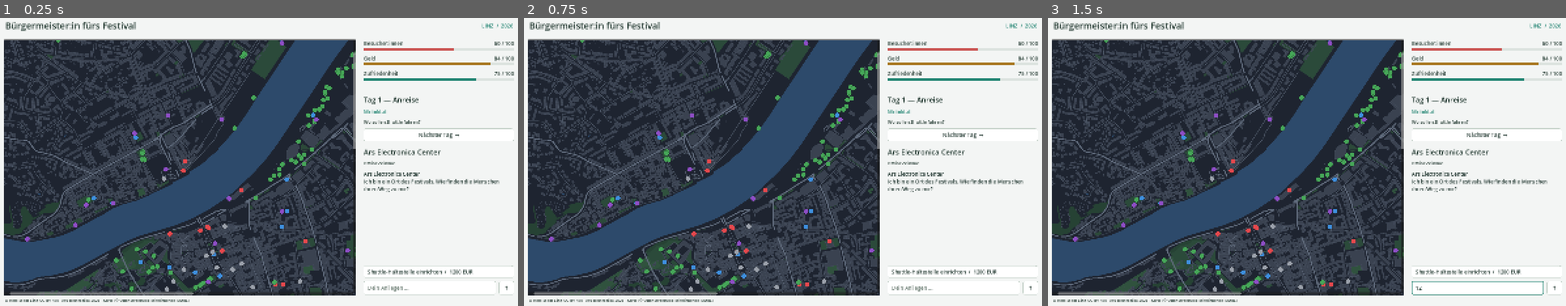
Above: before the commit, frames 1-3 (left to right).
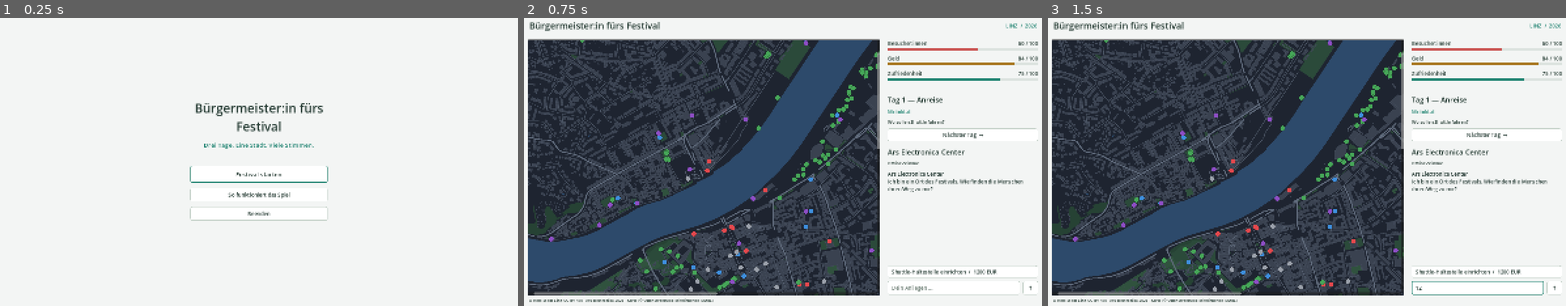
Above: after the commit, the same moments.

Repository: LPuehringerStudent/KI-Hackathon-2026
Game: Godot game, scene res://scenes/main.tscn
Same seed, same stepped clock (60 frames per second), same inputs: the game is played once before the commit and once after it.
Inputs (mouse positions are in pixels of both pictures, inside the frame that each line leads up to):
- Up to frame 1 (0.25 s): no input
- Up to frame 2 (0.75 s): click (783, 173) at 0.5 s, where only the run after the commit has a clickable "Festival starten"
- Up to frame 3 (1.5 s): click (1477, 288) at 1.27 s; type "12" at 1.35 s

The runs differ from the first frame. In frame 1, 64% of the frame differs, in the area x 0-100%, y 1-99%; in frame 2, nothing differs; in frame 3, nothing differs.

Commit message:
add standalone Windows game start menu

Diff:
--- a/game/godot/scripts/main.gd
+++ b/game/godot/scripts/main.gd
@@ -22,11 +22,21 @@
 var _generation := 0
 var _voice_busy := false
 var _resolved := {}
+var menu: Control
+var started := false
 
 
 func _ready() -> void:
 	theme = UITheme.create()
 	RenderingServer.set_default_clear_color(Color("f3f5f4"))
+	_show_menu()
+
+
+func _start_game() -> void:
+	if started:
+		return
+	started = true
+	menu.queue_free()
 	dialogue = Dialogue.new()
 	add_child(dialogue)
 	meters = MetersScene.instantiate()
@@ -50,6 +60,59 @@
 	map_view.entity_clicked.connect(select_entity)
 	_refresh()
 	_initial_entity.call_deferred()
+
+
+func _show_menu() -> void:
+	menu = ColorRect.new()
+	menu.name = "StartMenu"
+	menu.color = Color("f3f5f4")
+	add_child(menu)
+	menu.set_anchors_and_offsets_preset(Control.PRESET_FULL_RECT)
+	var center := CenterContainer.new()
+	menu.add_child(center)
+	center.set_anchors_and_offsets_preset(Control.PRESET_FULL_RECT)
+	var rows := VBoxContainer.new()
+	rows.custom_minimum_size = Vector2(420, 0)
+	rows.add_theme_constant_override("separation", 16)
+	center.add_child(rows)
+	var title := Label.new()
+	title.text = "Bürgermeister:in fürs Festival"
+	title.horizontal_alignment = HORIZONTAL_ALIGNMENT_CENTER
+	title.autowrap_mode = TextServer.AUTOWRAP_WORD_SMART
+	title.add_theme_font_size_override("font_size", 38)
+	rows.add_child(title)
+	var subtitle := Label.new()
+	subtitle.text = "Drei Tage. Eine Stadt. Viele Stimmen."
+	subtitle.horizontal_alignment = HORIZONTAL_ALIGNMENT_CENTER
+	subtitle.add_theme_color_override("font_color", Color("238573"))
+	subtitle.add_theme_font_size_override("font_size", 19)
+	rows.add_child(subtitle)
+	var spacer := Control.new()
+	spacer.custom_minimum_size.y = 18
+	rows.add_child(spacer)
+	var start := Button.new()
+	start.text = "Festival starten"
+	start.custom_minimum_size = Vector2(0, 52)
+	start.add_theme_font_size_override("font_size", 19)
+	start.pressed.connect(_start_game)
+	rows.add_child(start)
+	var help := Button.new()
+	help.text = "So funktioniert das Spiel"
+	help.custom_minimum_size.y = 42
+	rows.add_child(help)
+	var help_text := Label.new()
+	help_text.text = "Waehle einen Ort auf der Karte, sprich mit ihm und triff Entscheidungen. Deine Werte veraendern sich live."
+	help_text.autowrap_mode = TextServer.AUTOWRAP_WORD_SMART
+	help_text.horizontal_alignment = HORIZONTAL_ALIGNMENT_CENTER
+	help_text.visible = false
+	rows.add_child(help_text)
+	help.pressed.connect(func() -> void: help_text.visible = not help_text.visible)
+	var quit := Button.new()
+	quit.text = "Beenden"
+	quit.custom_minimum_size.y = 42
+	quit.pressed.connect(func() -> void: get_tree().quit())
+	rows.add_child(quit)
+	start.grab_focus()
 
 
 func _initial_entity() -> void:
--- a/game/godot/tests/capture_ui.gd
+++ b/game/godot/tests/capture_ui.gd
@@ -9,7 +9,8 @@
 	var ui = load("res://scenes/main.tscn").instantiate()
 	root.add_child(ui)
 	current_scene = ui
-	ui.dialogue.voices = null
+	if ui.started:
+		ui.dialogue.voices = null
 	await create_timer(0.3).timeout
 	var args := OS.get_cmdline_user_args()
 	if args.has("--tree"):
@@ -34,7 +35,7 @@
 	var sample := picture.get_pixel(picture.get_width() / 2, picture.get_height() / 2)
 	print("CAPTURE %s %dx%d result=%d center=%s" % [output, picture.get_width(), picture.get_height(), error, sample])
 	var issues := 0
-	if not ui.finished:
+	if ui.started and not ui.finished:
 		var panels: Array[Control] = [ui.meters, ui.day_bar, ui.chat]
 		for index in range(panels.size() - 1):
 			if panels[index].get_global_rect().end.y > panels[index + 1].get_global_rect().position.y + 1:
--- /dev/null
+++ b/game/godot/tests/run_menu_tests.gd
@@ -0,0 +1,29 @@
+extends SceneTree
+
+var failures := 0
+
+
+func _initialize() -> void:
+	_run.call_deferred()
+
+
+func check(condition: bool, label: String) -> void:
+	print(("PASS " if condition else "FAIL ") + label)
+	if not condition:
+		failures += 1
+
+
+func _run() -> void:
+	var ui: Control = load("res://scenes/main.tscn").instantiate()
+	root.add_child(ui)
+	await process_frame
+	check(ui.menu.visible and not ui.started, "startup menu visible")
+	check(ui.menu.get_node_or_null("CenterContainer") == null, "menu is runtime native UI")
+	var start: Button = ui.menu.get_child(0).get_child(0).get_child(3)
+	start.pressed.emit()
+	await process_frame
+	check(ui.started and ui.menu.is_queued_for_deletion(), "start opens game")
+	check(ui.data.size() > 0 and ui.map_view != null, "game systems load after start")
+	ui.queue_free()
+	await process_frame
+	quit(1 if failures else 0)
Not shown, changed: game/godot/export_presets.cfg
